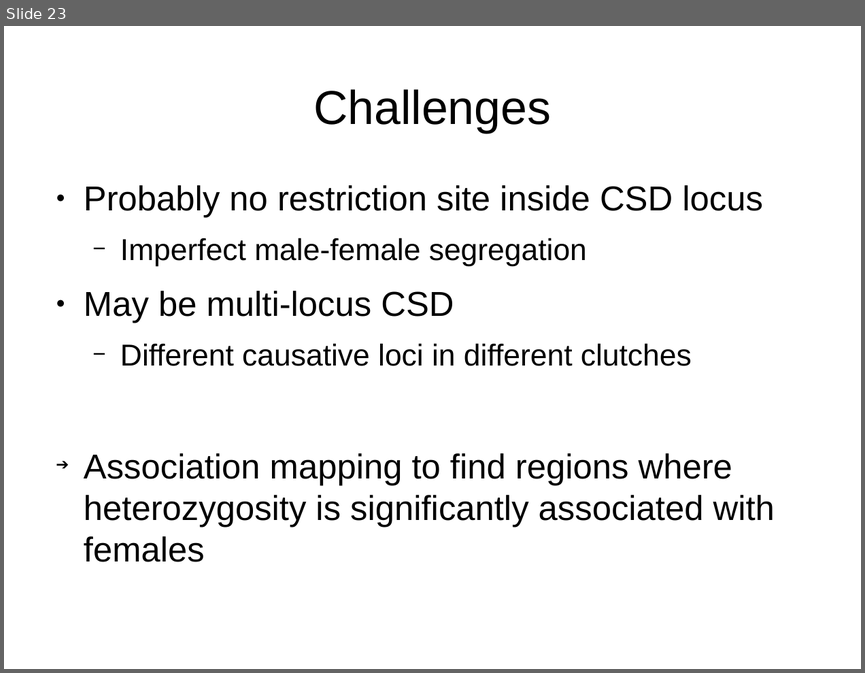
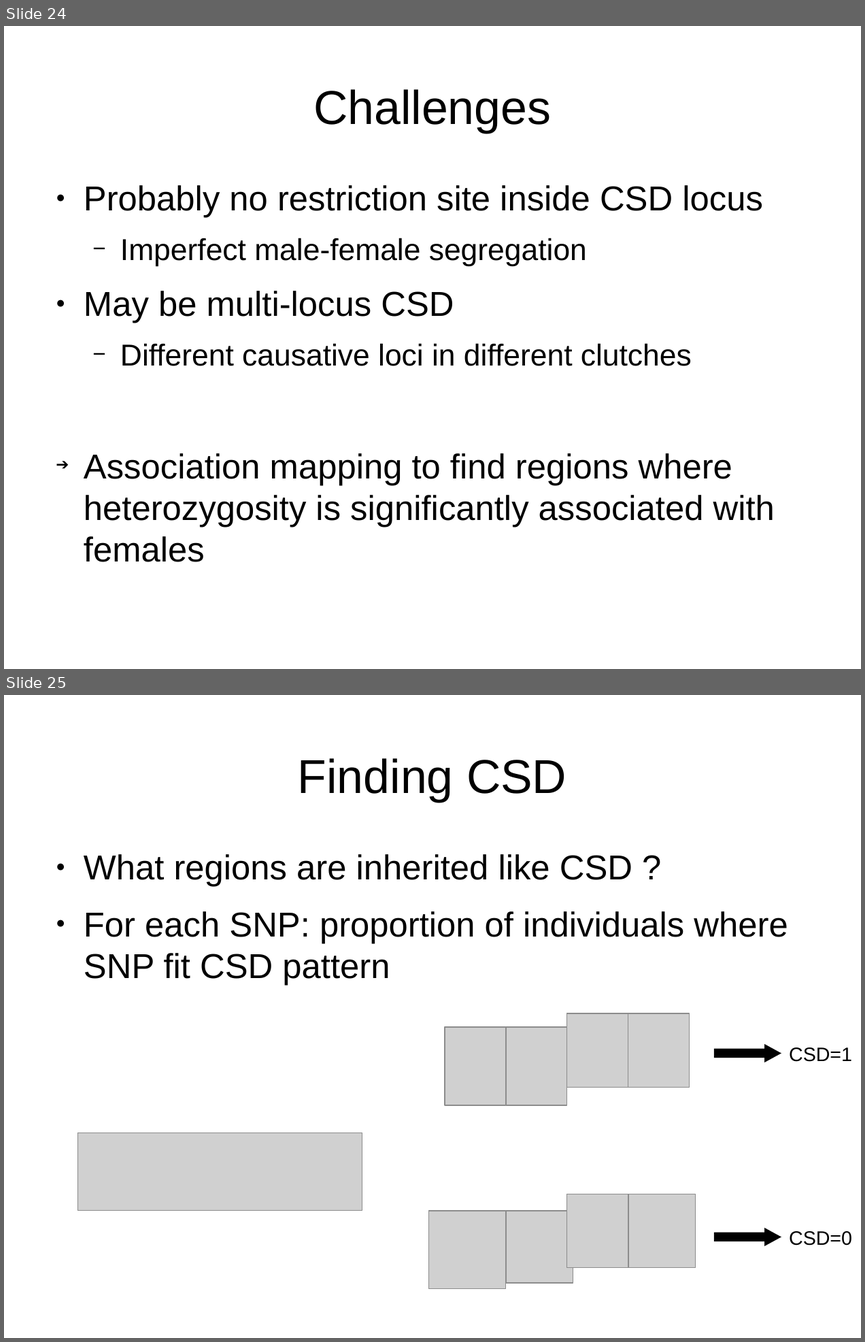
Before and after one commit to cmdoret/master_archive, a slide deck: reports/presentations/lab_meeting_20170712/lab_meeting_20170712.odp. Shown one above the other, each under a label of ours: slide 23 before the commit, slides 24 and 25 after it. The pictures are 865x673 and 865x1342 pixels, drawn with LibreOffice and Linux fonts; fonts in the diff are those of the drawing; grey boxes stand for pictures. Boxes give left, top, right and bottom in pixels: in the first picture for what was removed or moved away, otherwise in the second. Text is boxed around its words. In the diff, an @@ line names an element or a change of style, - is before the commit and + after.

```diff
--- a/reports/presentations/lab_meeting_20170712/lab_meeting_20170712.odp
+++ b/reports/presentations/lab_meeting_20170712/lab_meeting_20170712.odp
@@ slide 25 added at <box>4,695,861,1338</box>, background #FFFFFF @@
@@ title added at <box>298,758,566,802</box>, 44 pt, text #000000 @@
+Finding CSD
@@ text added at <box>84,854,787,985</box>, 32 pt, text #000000 @@
+● What regions are inherited like CSD ?
+● For each SNP: proportion of individuals where SNP fit CSD pattern
@@ picture added at <box>567,1013,628,1087</box> @@
@@ picture added at <box>628,1013,689,1087</box> @@
@@ picture added at <box>445,1027,507,1106</box> @@
@@ picture added at <box>507,1027,568,1106</box> @@
@@ right arrow added at <box>714,1044,781,1063</box>, fill #000000 @@
@@ text added at <box>789,1047,852,1062</box>, 18 pt, text #000000 @@
+CSD=1
@@ picture added at <box>78,1133,362,1210</box> @@
@@ group added at <box>428,1194,696,1289</box>: 4 pictures @@
@@ right arrow added at <box>714,1227,781,1246</box>, fill #000000 @@
@@ text added at <box>789,1231,852,1245</box>, 18 pt, text #000000 @@
+CSD=0
@@ what was slide 23 is now slide 24 @@
```
Also in this commit, not shown: 6 slides changed, 7 other slides added, 21 other files.
